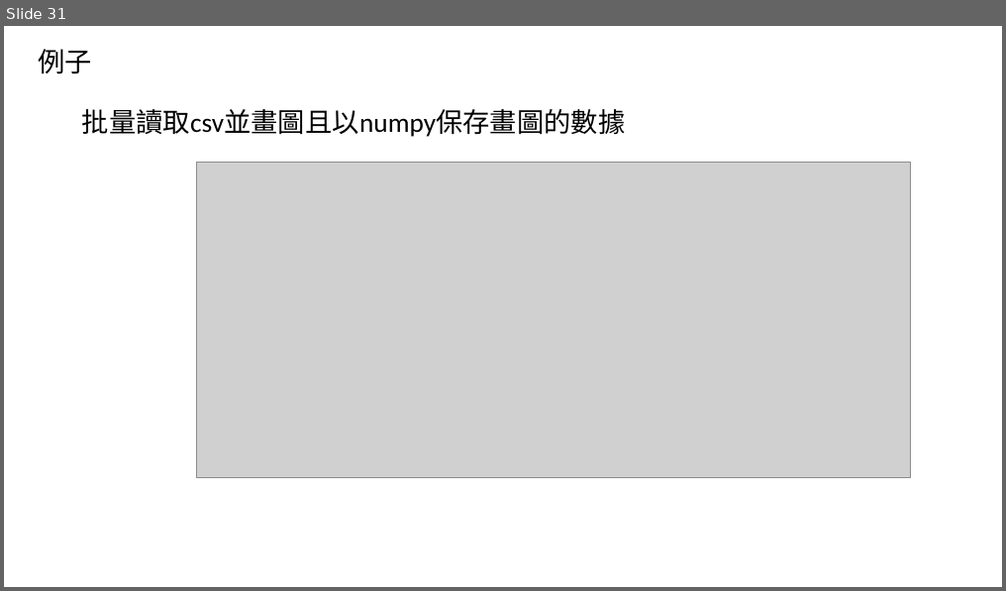
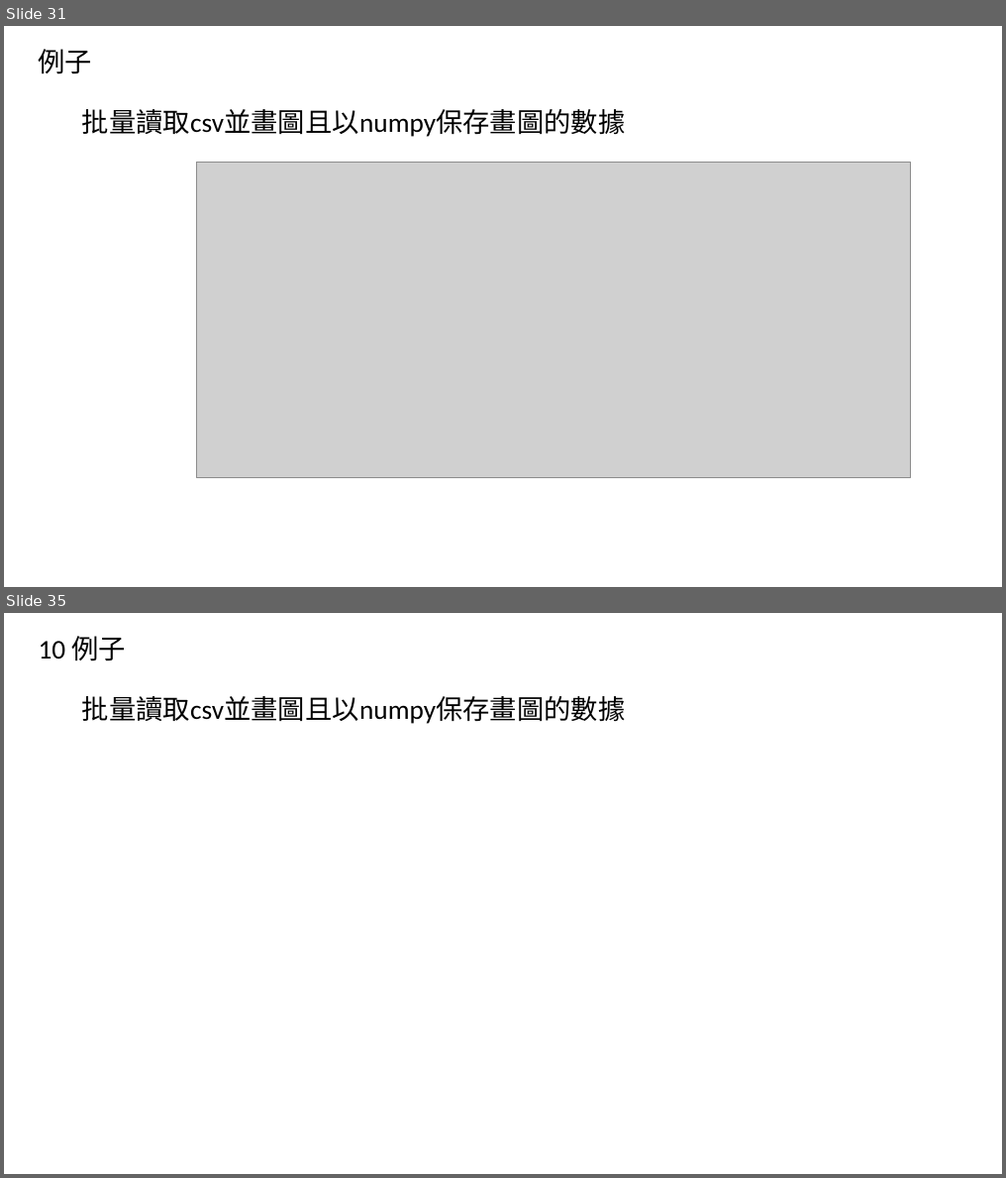
Before and after one commit to mike52ten11/python-data-analysis, a slide deck: python講義.pptx. Shown one above the other, each under a label of ours: slide 31 before the commit, slides 31 and 35 after it; the slides between them are not shown. The pictures are 1006x591 and 1006x1178 pixels, drawn with LibreOffice and Linux fonts; fonts in the diff are those of the drawing; grey boxes stand for pictures. Boxes give left, top, right and bottom in pixels: in the first picture for what was removed or moved away, otherwise in the second. Text is boxed around its words. In the diff, an @@ line names an element or a change of style, - is before the commit and + after.

```diff
--- a/python講義.pptx
+++ b/python講義.pptx
@@ slide 35 added at [4,613,1002,1174], background #FFFFFF @@
@@ text added at [39,636,127,662], 26 pt, text #000000 @@
+10 例子
@@ text added at [82,696,626,724], 26 pt, text #000000 @@
+批量讀取csv並畫圖且以numpy保存畫圖的數據
```
Also in this commit, not shown: 4 other slides added, 1 slide removed, 19 other files.
